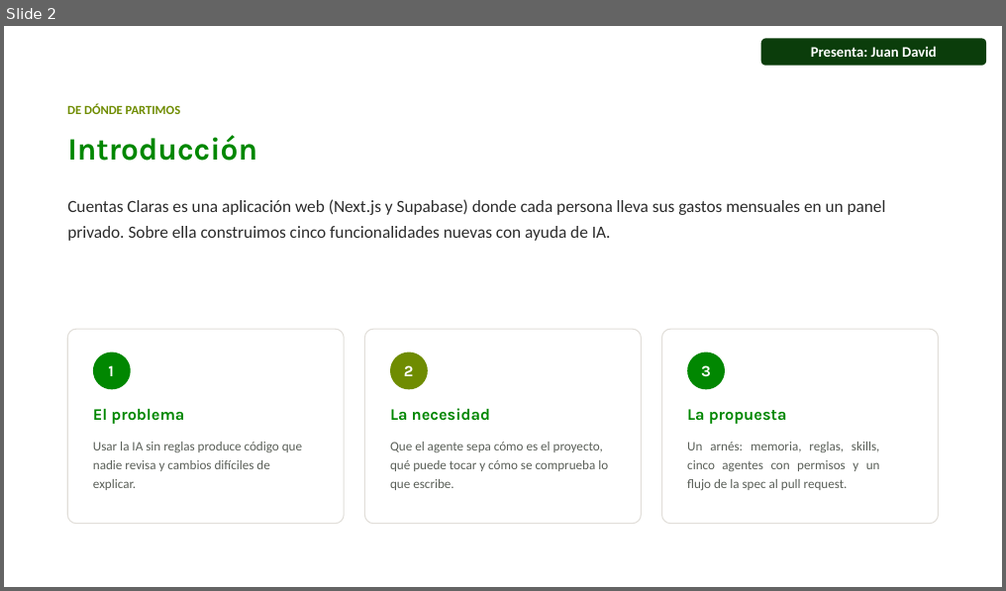
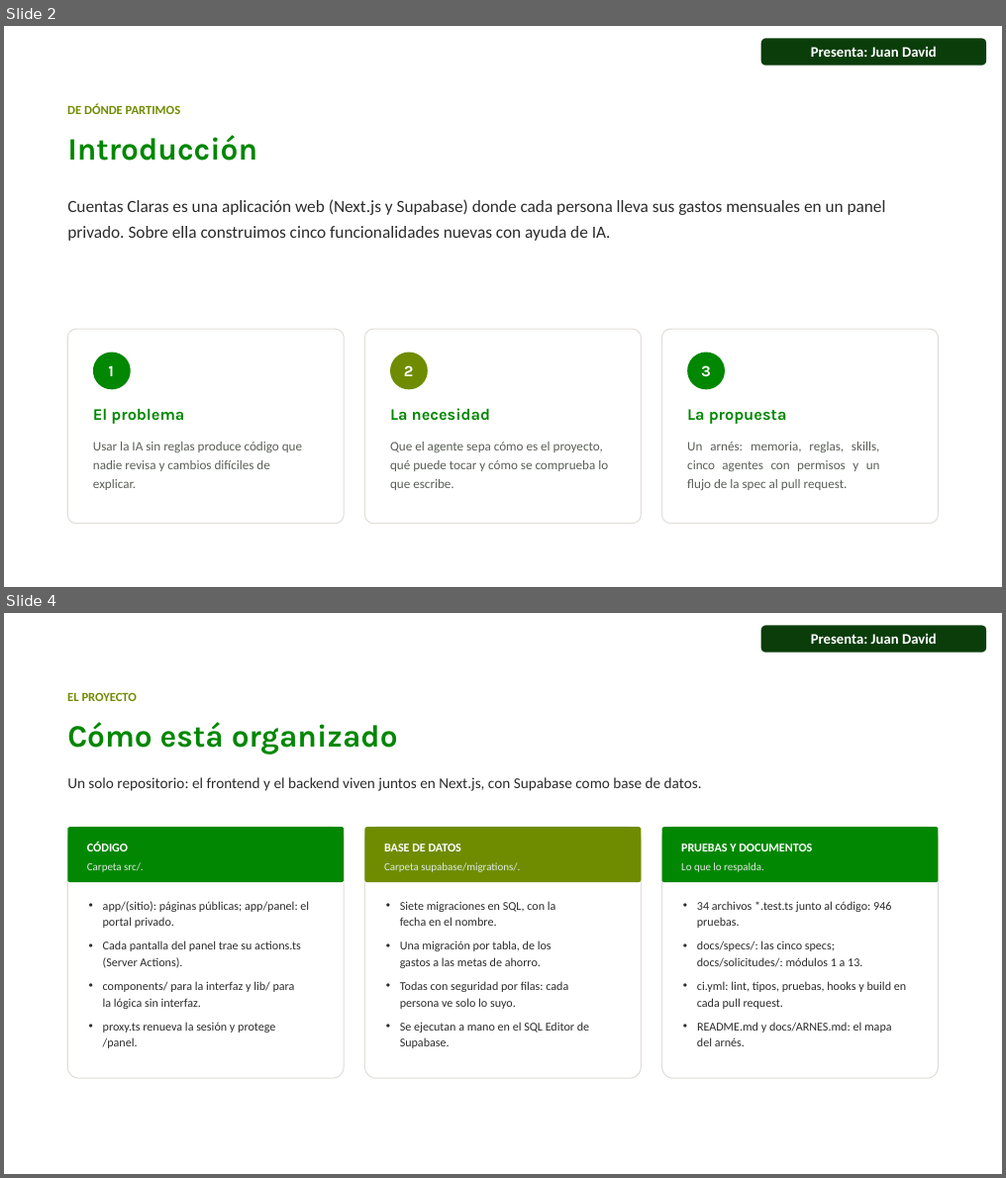
Before and after one commit to juandadevp/cuentasclaras, a slide deck: docs/Exposicion_Cuentas_Claras_con_responsables.pptx. Shown one above the other, each under a label of ours: slide 2 before the commit, slides 2 and 4 after it; the slides between them are not shown. The pictures are 1006x591 and 1006x1178 pixels, drawn with LibreOffice and Linux fonts; fonts in the diff are those of the drawing; background and template pictures are left out. Boxes give left, top, right and bottom in pixels: in the first picture for what was removed or moved away, otherwise in the second. Text is boxed around its words. In the diff, an @@ line names an element or a change of style, - is before the commit and + after.

```diff
--- a/docs/Exposicion_Cuentas_Claras_con_responsables.pptx
+++ b/docs/Exposicion_Cuentas_Claras_con_responsables.pptx
@@ slide 4 added at bbox=[4, 613, 1002, 1174], background picture (left out) @@
@@ rounded rectangle added at bbox=[761, 625, 987, 652], fill #0B3D0B, 14 pt, text #FFFFFF, bold @@
+Presenta: Juan David
@@ text added at bbox=[67, 692, 137, 701], 12 pt, text #6F8C01, bold @@
+EL PROYECTO
@@ title added at bbox=[67, 722, 398, 755], 30 pt, text #018701, bold @@
+Cómo está organizado
@@ text added at bbox=[67, 777, 702, 791], 14.5 pt, text #2C2C2C @@
+Un solo repositorio: el frontend y el backend viven juntos en Next.js, con Supabase como base de datos.
@@ freeform shape added at bbox=[67, 827, 344, 1078], outline #E1DED9 1 pt @@
@@ freeform shape added at bbox=[67, 827, 344, 882], fill #018701 @@
@@ text added at bbox=[87, 842, 144, 872], 10.5 pt, text #DEE9DE @@
+CÓDIGO
+Carpeta src/.
@@ freeform shape added at bbox=[364, 827, 642, 1078], fill #FFFFFF @@
@@ freeform shape added at bbox=[364, 827, 642, 1078], outline #E1DED9 1 pt @@
@@ freeform shape added at bbox=[364, 827, 642, 882], fill #6F8C01 @@
@@ text added at bbox=[384, 844, 520, 872], 10.5 pt, text #DEE9DE @@
+BASE DE DATOS
+Carpeta supabase/migrations/.
@@ freeform shape added at bbox=[662, 827, 939, 1078], fill #FFFFFF @@
@@ freeform shape added at bbox=[662, 827, 939, 1078], outline #E1DED9 1 pt @@
@@ freeform shape added at bbox=[662, 827, 939, 882], fill #018701 @@
@@ text added at bbox=[681, 844, 812, 872], 11.5 pt, text #FFFFFF, bold @@
+PRUEBAS Y DOCUMENTOS
+Lo que lo respalda.
@@ text added at bbox=[103, 901, 309, 928], 11.5 pt, text #2C2C2C @@
+• app/(sitio): páginas públicas; app/panel: el portal privado.
@@ text added at bbox=[400, 901, 556, 926], 11.5 pt, text #2C2C2C @@
+• Siete migraciones en SQL, con la fecha en el nombre.
@@ text added at bbox=[697, 901, 891, 928], 11.5 pt, text #2C2C2C @@
+• 34 archivos *.test.ts junto al código: 946 pruebas.
@@ text added at bbox=[103, 941, 301, 968], 11.5 pt, text #2C2C2C @@
+• Cada pantalla del panel trae su actions.ts (Server Actions).
@@ text added at bbox=[400, 941, 551, 968], 11.5 pt, text #2C2C2C @@
+• Una migración por tabla, de los gastos a las metas de ahorro.
@@ text added at bbox=[697, 941, 862, 967], 11.5 pt, text #2C2C2C @@
+• docs/specs/: las cinco specs; docs/solicitudes/: módulos 1 a 13.
@@ text added at bbox=[103, 981, 295, 1009], 11.5 pt, text #2C2C2C @@
+• components/ para la interfaz y lib/ para la lógica sin interfaz.
@@ text added at bbox=[400, 981, 568, 1009], 11.5 pt, text #2C2C2C @@
+• Todas con seguridad por filas: cada persona ve solo lo suyo.
@@ text added at bbox=[697, 981, 906, 1009], 11.5 pt, text #2C2C2C @@
+• ci.yml: lint, tipos, pruebas, hooks y build en cada pull request.
@@ text added at bbox=[103, 1022, 275, 1049], 11.5 pt, text #2C2C2C @@
+• proxy.ts renueva la sesión y protege /panel.
@@ text added at bbox=[400, 1022, 589, 1049], 11.5 pt, text #2C2C2C @@
+• Se ejecutan a mano en el SQL Editor de Supabase.
@@ text added at bbox=[697, 1022, 892, 1047], 11.5 pt, text #2C2C2C @@
+• README.md y docs/ARNES.md: el mapa del arnés.
```
Also in this commit, not shown: 1 slide changed, 1 other slide added, 3 other files.
